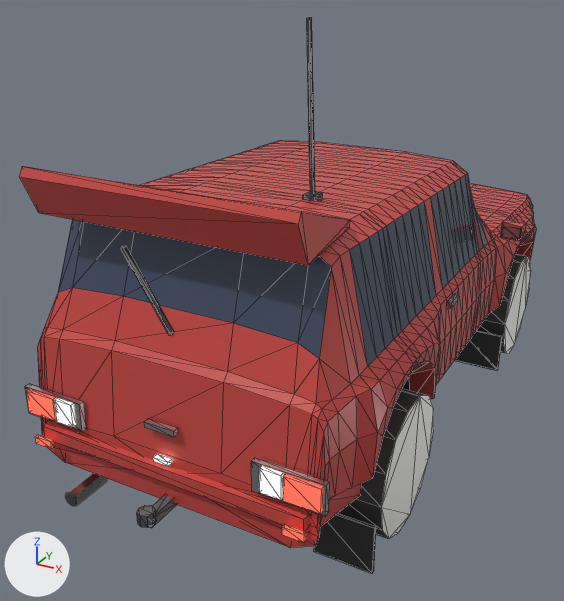
A saved change to the glTF model models/niva.glb.
Before and after are seen from a camera (50 mm lens) standing at (1.85, -4.17, 2.63) and looking at (-0.23, -0.38, 0.74). Arrows for +X, +Y and +Z are at lower left; the lights stay in place. The picture after the commit comes second. Mesh edges are drawn as thin lines on the coarser meshes. Where no turn or scale is listed for an object, it has been applied to the vertices. Vertices at exactly the same position are counted once.

Before the edit, the objects in view are built like this:
```python
me_body = bpy.data.meshes.new('Body')
me_body.from_pydata(...)  # 946 vertices, 1804 faces; spans x -0.86..0.86, y -2.07..1.89, z -0.27..1.04
# faces by material slot: [1212, 124, 140, 132, 108, 48, 40]
me_body.materials.append(mat_livery_niva)
me_body.materials.append(mat_trim_niva)
me_body.materials.append(mat_glass_niva)
me_body.materials.append(mat_chrome_niva)
me_body.materials.append(mat_lamp_niva)
me_body.materials.append(mat_tail_niva)
me_body.materials.append(mat_steel_niva)
me_spoiler = bpy.data.meshes.new('Spoiler')
me_spoiler.from_pydata(...)  # 10 vertices, 16 faces; spans x -0.66..0.66, y -0.58..0.0, z -0.11..0.12
me_spoiler.materials.append(mat_livery_niva)
# before: 2 (-0.66, -0.56, 0.12) at pixel (21, 166), 3 (-0.66, -0.5, -0.1) at pixel (38, 212), 4 (-0.66, -0.58, 0.08) at pixel (19, 176), 7 (0.66, -0.56, 0.12) at pixel (301, 211), 8 (0.66, -0.5, -0.1) at pixel (308, 265)
# before: 9 (0.66, -0.58, 0.08) at pixel (298, 223)
me_wheel_fr = bpy.data.meshes.new('Wheel_FR')
me_wheel_fr.from_pydata(...)  # 28 vertices, 52 faces; spans x -0.125..0.125, y -0.36..0.36, z -0.351..0.351
# faces by material slot: [28, 12, 12]
me_wheel_fr.materials.append(mat_tyre_niva)
me_wheel_fr.materials.append(mat_rim_niva)
me_wheel_fr.materials.append(mat_trim_niva)
ob_body = bpy.data.objects.new('Body', me_body)
ob_body.location = (0.0, 0.0, 0.6)
ob_spoiler = bpy.data.objects.new('Spoiler', me_spoiler)
ob_spoiler.location = (0.0, -1.3, 1.712)
ob_wheel_fr = bpy.data.objects.new('Wheel_FR', me_wheel_fr)
ob_wheel_fr.location = (0.74, 1.12, 0.36)
# also in view: 'Wheel_RR' at (0.74, -1.08, 0.36); 'Antenna' at (0.3, -1.06, 2.0); 'Bumper_R' at (0.0, -1.69, 0.5); 'MudFlaps' at (0.0, -0.41, 0.17); 'Exhaust' at (-0.5, -1.87, 0.26)
```
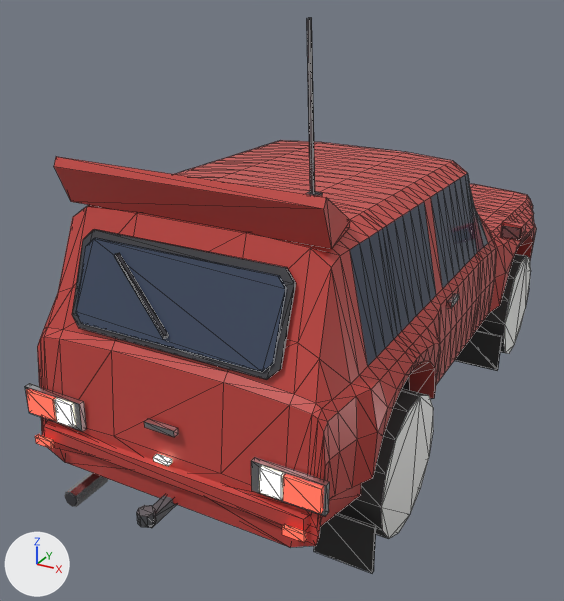
Boxes [x1, y1, x2, y2] around the edits, measured in the pictures (564 x 601 px):
'Spoiler', reshaped (10% narrower, 7% shorter)
    before: [20, 166, 350, 265]
    after: [54, 157, 350, 249]
part 1 of me_body, rebuilt
    before: [121, 245, 174, 335]
    after: [114, 253, 168, 339]
part 2 of me_body, added
    after: [72, 229, 296, 380]
part 3 of me_body, added
    after: [76, 238, 287, 372]
part 4 of me_body, recoloured
    before: [58, 220, 331, 358]
    after: [58, 207, 331, 358]
part 5 of me_body, recoloured
    before: [58, 220, 331, 358]
    after: [58, 207, 331, 358]

Edits to the bpy script that builds the scene:
```text
Change me_body:
    used by ob_body; location = (0.0, 0.0, 0.6)
    remove me_body.from_pydata(...)  # 946 vertices, 1804 faces; spans x -0.86..0.86, y -2.07..1.89, z -0.27..1.04
    add me_body.from_pydata(...)  # 978 vertices, 1860 faces; spans x -0.86..0.86, y -2.07..1.89, z -0.27..1.04
    me_body part 1: the loose piece of 8 vertices spanning x -0.33..0.01, y -1.78..-1.65, z 0.56..0.88 is rebuilt with 8 vertices and now spans x -0.33..0.01, y -1.82..-1.7, z 0.56..0.86
    me_body part 2: a new loose piece of 16 vertices spanning x -0.54..0.54, y -1.81..-1.65, z 0.5..0.92, in mat_trim_niva
    me_body part 3: a new loose piece of 16 vertices spanning x -0.51..0.51, y -1.81..-1.67, z 0.53..0.89, in mat_glass_niva
    me_body part 4: 10 kept faces spanning x -0.68..0.68, y -1.73..-1.6, z 0.6..1.02 get new vertex colours; the middle colour goes from white #ffffff to white #f4f4f4
    me_body part 5: 10 faces spanning x -0.68..0.68, y -1.73..-1.6, z 0.6..1.02 switch from mat_glass_niva to mat_livery_niva
Change me_spoiler:
    used by ob_spoiler; location = (0.0, -1.3, 1.712)
    remove me_spoiler.from_pydata(...)  # 10 vertices, 16 faces; spans x -0.66..0.66, y -0.58..0.0, z -0.11..0.12
    add me_spoiler.from_pydata(...)  # 10 vertices, 16 faces; spans x -0.66..0.66, y -0.38..0.0, z -0.11..0.12
    me_spoiler part 6
    add for i in [2, 3, 4, 7, 8, 9]: me_spoiler.vertices[i].co += Vector((0.0, 0.2, 0.0))
```
